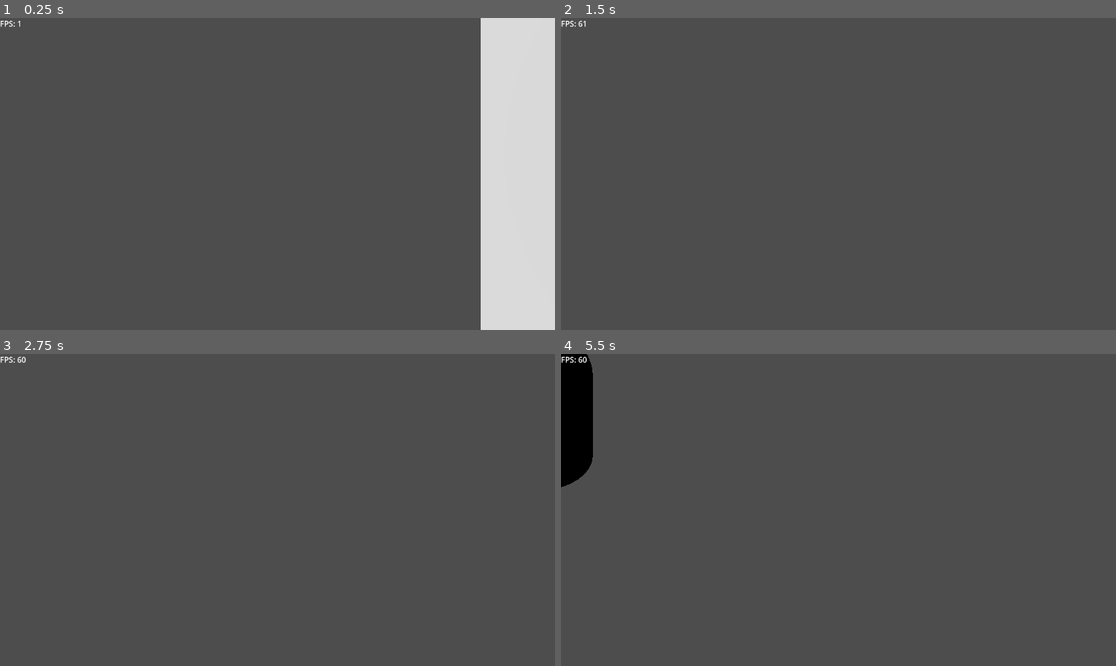
Above: before the commit, frames 1-4 (two rows, left to right).
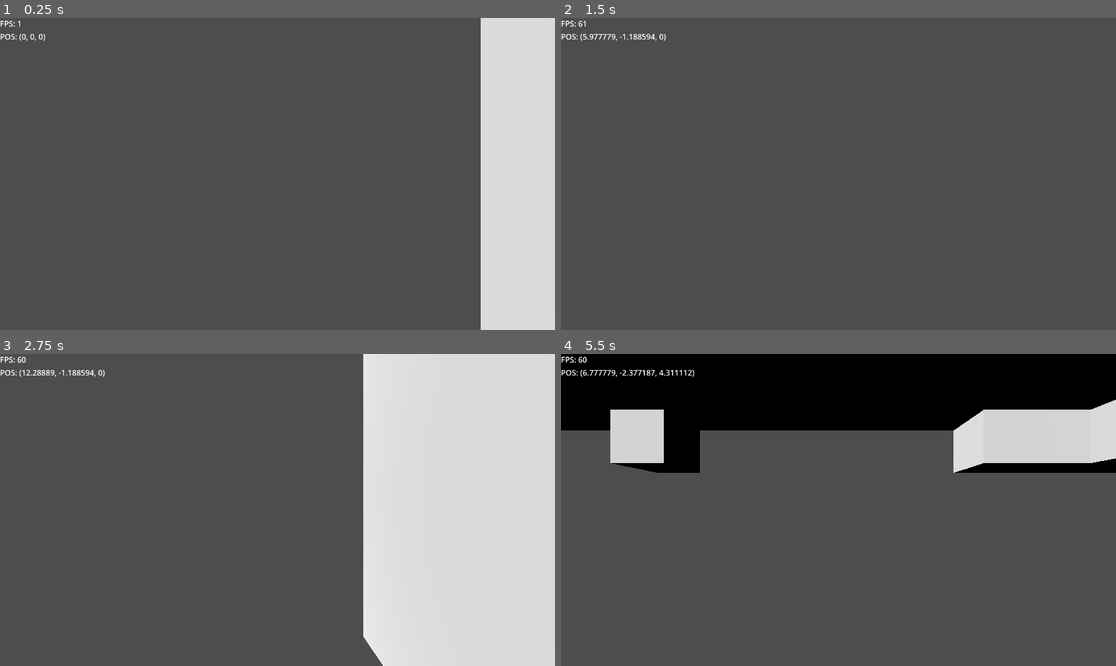
Above: after the commit, the same moments.

Repository: lucien-n/gd-3d
Game: Godot game, scene res://scenes/game.tscn
Same seed, same stepped clock (60 frames per second), same inputs: the game is played once before the commit and once after it.
Inputs (mouse positions are in pixels of both pictures, inside the frame that each line leads up to):
- Up to frame 1 (0.25 s): no input
- Up to frame 2 (1.5 s): tap Enter at 0.5 s; move the mouse to (960, 158) at 0.52 s; hold D 0.53-1.25 s; tap Q at 0.6 s; click (960, 158) at 0.67 s; drag from (727, 189) to (810, 236) at 1.27 s
- Up to frame 3 (2.75 s): tap Space at 2 s; move the mouse to (333, 441) at 2.02 s; hold D from 2.03 s (still down); tap Shift at 2.1 s
- Up to frame 4 (5.5 s): release D at 2.75 s; tap Enter at 2.75, 5 s; drag from (810, 572) to (672, 463) at 2.77 s; tap Space at 3.5 s; move the mouse to (1005, 556) at 3.52 s; hold A 3.53-4.25 s; tap Q at 3.6 s; drag from (672, 463) to (755, 432) at 4.27 s; move the mouse to (866, 510) at 5.02 s; hold S from 5.03 s (still down); tap Shift at 5.1 s; click (866, 510) at 5.17 s

The runs differ from the first frame. In frame 1, less than 0.1% of the frame differs, in the area x 0-9%, y 5-8%; in frame 2, 0.2%; in frame 3, 35%, in the area x 0-100%, y 0-100%; in frame 4, 30%.

Commit message:
chunk generation

Diff:
--- a/scenes/game.tscn
+++ b/scenes/game.tscn
@@ -7,4 +7,5 @@
 
 [node name="world" parent="." instance=ExtResource("1_phrv0")]
 
-[node name="ui" parent="." instance=ExtResource("2_eftad")]
+[node name="ui" parent="." node_paths=PackedStringArray("world") instance=ExtResource("2_eftad")]
+world = NodePath("../world")
--- a/scenes/player.tscn
+++ b/scenes/player.tscn
@@ -2,20 +2,20 @@
 
 [ext_resource type="Script" path="res://scripts/camera_movements.gd" id="1_sktpn"]
 
+[sub_resource type="CapsuleMesh" id="CapsuleMesh_8j86r"]
+
 [sub_resource type="CapsuleShape3D" id="CapsuleShape3D_o46mo"]
 
-[sub_resource type="CapsuleMesh" id="CapsuleMesh_8j86r"]
+[node name="player" type="Node3D"]
+script = ExtResource("1_sktpn")
 
-[node name="player" type="Node3D"]
+[node name="mesh" type="MeshInstance3D" parent="."]
+visible = false
+mesh = SubResource("CapsuleMesh_8j86r")
 
 [node name="rigid_body" type="RigidBody3D" parent="."]
 
 [node name="collision_shape" type="CollisionShape3D" parent="rigid_body"]
 shape = SubResource("CapsuleShape3D_o46mo")
 
-[node name="mesh" type="MeshInstance3D" parent="rigid_body"]
-mesh = SubResource("CapsuleMesh_8j86r")
-skeleton = NodePath("../..")
-
 [node name="camera" type="Camera3D" parent="."]
-script = ExtResource("1_sktpn")
--- a/scenes/ui.tscn
+++ b/scenes/ui.tscn
@@ -18,3 +18,6 @@
 
 [node name="fps" type="Label" parent="debug"]
 layout_mode = 2
+
+[node name="player_pos" type="Label" parent="debug"]
+layout_mode = 2
--- a/scenes/world.tscn
+++ b/scenes/world.tscn
@@ -12,8 +12,7 @@
 [node name="sun" type="DirectionalLight3D" parent="."]
 transform = Transform3D(0.683013, 0.258819, -0.683013, 0.00623603, 0.933013, 0.359789, 0.73038, -0.25, 0.635646, -3, 3, 3)
 
-[node name="generator" type="Node" parent="."]
+[node name="generator" type="Node2D" parent="."]
 script = ExtResource("3_qxo2p")
 
 [connection signal="s_generate_chunk" from="." to="generator" method="_on_world_s_generate_chunk"]
-[connection signal="s_generate_chunk" from="generator" to="generator" method="_on_s_generate_chunk"]
--- a/scripts/camera_movements.gd
+++ b/scripts/camera_movements.gd
@@ -1,4 +1,4 @@
-class_name FreeLookCamera extends Camera3D
+class_name FreeLookCamera extends Node3D
 
 # Modifier keys' speed multiplier
 const SHIFT_MULTIPLIER = 2.5
@@ -16,7 +16,7 @@
 var _velocity = Vector3(0.0, 0.0, 0.0)
 var _acceleration = 30
 var _deceleration = -10
-var _vel_multiplier = 4
+var _vel_multiplier = 8
 
 # Keyboard state
 var _w = false
@@ -99,8 +99,6 @@
 
 		translate(_velocity * delta * speed_multi)
 
-	get_parent_node_3d().position = position
-
 # Updates mouse look
 func _update_mouselook():
 	# Only rotates mouse if the mouse is captured
--- a/scripts/generator.gd
+++ b/scripts/generator.gd
@@ -1,29 +1,28 @@
-class_name Generator extends Node
+class_name Generator extends Node2D
 
 @onready var box = preload("res://scenes/box.tscn")
 @onready var chunks = $chunks
 
-signal s_generate_chunk(x, z)
+signal s_generate_chunk(position: Vector3)
 
 const CHUNK_SIZE: int = 16
 const PREGEN_CHUNK_QUANTITY: int = 2
 
-var CHUNKS: Array[Vector2] = []
+var CHUNKS: Array[Vector3] = []
 
 var noise = FastNoiseLite.new()
 
-func _ready():
-	for x in range(PREGEN_CHUNK_QUANTITY):
-		for z in range(PREGEN_CHUNK_QUANTITY):
-			generate_chunk(Vector2(x, z))
-
-func generate_chunk(chunk_pos: Vector2):
+func generate_chunk(chunk_pos: Vector3):
+	var position = Vector3(chunk_pos.x * CHUNK_SIZE, 0, chunk_pos.z * CHUNK_SIZE)
 	if (CHUNKS.has(chunk_pos)): return
+	print("Generating chunk: ", position, " || world: ", chunk_pos)
 
 	var chunk = StaticBody3D.new()
-	var abs_z = chunk_pos.y * CHUNK_SIZE
-	var abs_x = chunk_pos.x * CHUNK_SIZE
-	chunk.position = Vector3(chunk_pos.x * CHUNK_SIZE, 0, chunk_pos.y * CHUNK_SIZE)
+	chunk.position = position
+
+	var abs_x = position.x
+	var abs_z = position.z
+
 	for x in range(CHUNK_SIZE):
 		for z in range(CHUNK_SIZE):
 			var new_box = box.instantiate()
@@ -31,8 +30,10 @@
 			y = floor(y * 10)
 			new_box.position = Vector3(x, y, z)
 			chunk.add_child(new_box)
+	print("Generated: ", chunk.position)
+	print('='.repeat(24))
 	add_child(chunk)
 	CHUNKS.append(chunk_pos)
 
-func _on_world_s_generate_chunk(pos: Vector2):
-	generate_chunk(pos)
+func _on_world_s_generate_chunk(position: Vector3):
+	generate_chunk(position)
--- a/scripts/ui.gd
+++ b/scripts/ui.gd
@@ -1,6 +1,13 @@
 extends Control
 
 @onready var fps_label = $debug/fps
+@onready var player_pos_label = $debug/player_pos
+
+@export var world: World
 
 func _process(delta):
 	fps_label.text = "FPS: " + str(Engine.get_frames_per_second())
+
+	if !world: return
+
+	player_pos_label.text = "POS: " + str(world.player.position)
--- a/scripts/world.gd
+++ b/scripts/world.gd
@@ -1,24 +1,21 @@
 class_name World extends Node3D
 
-signal s_generate_chunk(x, z)
+signal s_generate_chunk(position: Vector3)
 
 @onready var player = $player
 @onready var generator = $generator
 
-func _ready():
-	pass
+func _process(delta):
+	var player_chunk_pos = world_to_chunk_position(player.position)
+	#for chunk in generator.get_children():
+	#	chunk.visible = chunk.position == player_chunk_pos
+	s_generate_chunk.emit(player_chunk_pos)
 
-func _process(delta):
-	var player_chunk_pos = position_to_chunk(Vector2(player.position.x, player.position.y))
+func world_to_chunk_position(position: Vector3) -> Vector3:
+	return Vector3(floor(position.x / generator.CHUNK_SIZE), 0, floor(position.z / generator.CHUNK_SIZE))
 
-	for chunk in generator.get_children():
-		chunk.visible = chunk.position == Vector3(player_chunk_pos.x, 0, player_chunk_pos.y)
-		s_generate_chunk.emit(player_chunk_pos)
-
-func position_to_chunk(position: Vector2) -> Vector2:
-	var x = floor(position.x / generator.CHUNK_SIZE)
-	var z = floor(position.y / generator.CHUNK_SIZE)
-	return Vector2(x, z)
+func chunk_to_world_position(position: Vector3) -> Vector3:
+	return Vector3(position.x * generator.CHUNK_SIZE, 0, position.z * generator.CHUNK_SIZE)
 
 func round_to_multiple(x, multiple) -> float:
-	return floor(x / multiple) * multiple
+	return round(x / multiple) * multiple
